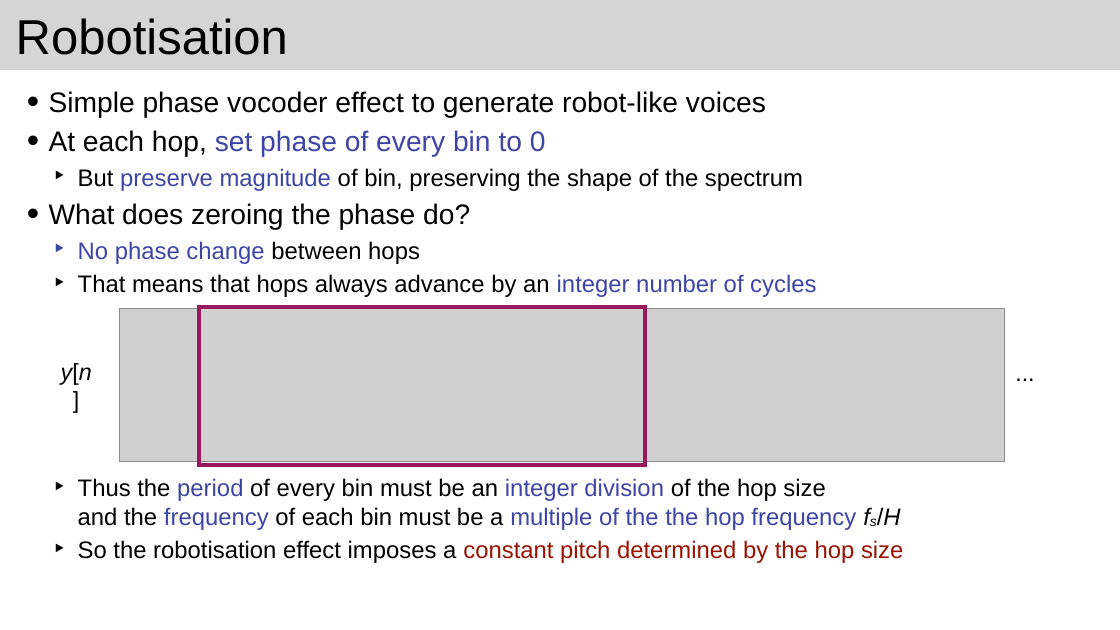
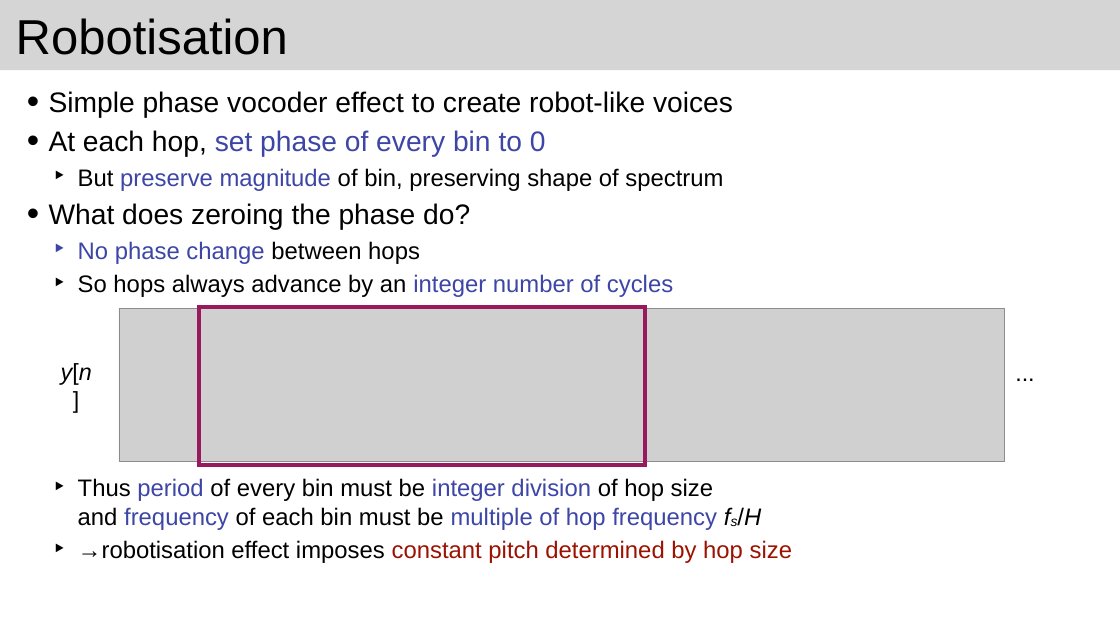
Before and after one commit to joshreiss/Audio-programming-with-VST-and-JUCE, a slide deck: slide 7 of 10 Phase vocoder/Phase vocoder 3.pptx (slide 3 before the commit). Drawn at 1120x630 pixels with LibreOffice and Linux fonts; fonts in the diff are those of the drawing; grey boxes stand for pictures. Boxes give left, top, right and bottom in pixels: in the first picture for what was removed or moved away, otherwise in the second. Text is boxed around its words. In the diff, an @@ line names an element or a change of style, - is before the commit and + after.

```diff
--- a/10 Phase vocoder/Phase vocoder 3.pptx
+++ b/10 Phase vocoder/Phase vocoder 3.pptx
@@ text at <box>49,91,733,117</box>: text changed @@
-• Simple phase vocoder effect to generate robot-like voices
+• Simple phase vocoder effect to create robot-like voices
@@ text at <box>78,168,723,191</box>: text changed @@
-  ‣ But preserve magnitude of bin, preserving the shape of the spectrum
+  ‣ But preserve magnitude of bin, preserving shape of spectrum
@@ text at <box>78,274,792,563</box>: text changed @@
-  ‣ That means that hops always advance by an integer number of cycles
-  ‣ Thus the period of every bin must be an integer division of the hop size
-    and the frequency of each bin must be a multiple of the the hop frequency fs/H
-  ‣ So the robotisation effect imposes a constant pitch determined by the hop size
+  ‣ So hops always advance by an integer number of cycles
+  ‣ Thus period of every bin must be integer division of hop size
+    and frequency of each bin must be multiple of hop frequency fs/H
+  ‣ →robotisation effect imposes constant pitch determined by hop size
```
Also in this commit, not shown: 15 other slides changed, 1 slide added, 1 slide removed, 47 other files.
